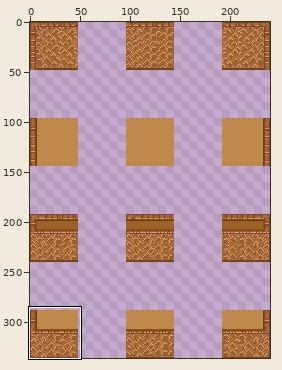
Sprite sheet, stored at Smaug4/Assets/_Game/Arts/Tilesets/tileset_pre.png. Above, an overview of the earlier version with the close-up marked.
Close-up. Before the edit:
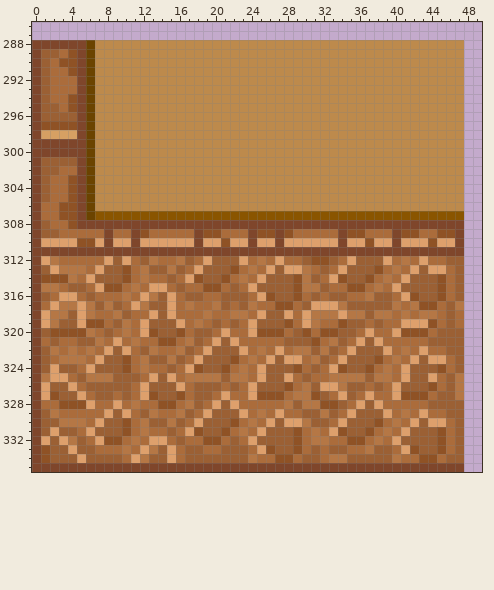
The file is 240x336 pixels. Colours within 5 levels of each other are drawn and written as one. Shown: x 0..49, y 286..335. The commit also changed other parts of the picture, which this record leaves out.
Now the later version:
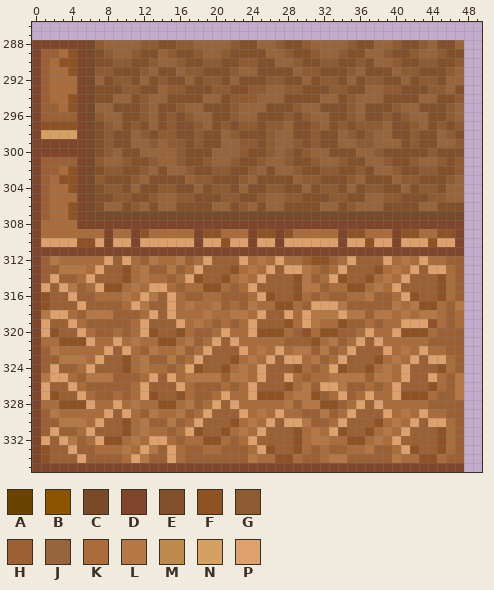
Palette (. is transparent): A #6b4300  B #8a5500  C #774b29  D #7f462b  E #82512c  F #8f5225  G #8e5b33  H #9b6034  J #97643b  K #ab6c3b  L #b57745  M #bd8a4c  N #d6a063  P #dea06c
The edit:
@@ x 0..49 @@
 287 ..................................................
-288 DDDDDDAMMMMMMMMMMMMMMMMMMMMMMMMMMMMMMMMMMMMMMMMM..
-289 DHHKFDAMMMMMMMMMMMMMMMMMMMMMMMMMMMMMMMMMMMMMMMMM..
-290 DHKFFDAMMMMMMMMMMMMMMMMMMMMMMMMMMMMMMMMMMMMMMMMM..
-291 DHKKFDAMMMMMMMMMMMMMMMMMMMMMMMMMMMMMMMMMMMMMMMMM..
-292 DHKKKDAMMMMMMMMMMMMMMMMMMMMMMMMMMMMMMMMMMMMMMMMM..
-293 DHKKKDAMMMMMMMMMMMMMMMMMMMMMMMMMMMMMMMMMMMMMMMMM..
-294 DHKKFDAMMMMMMMMMMMMMMMMMMMMMMMMMMMMMMMMMMMMMMMMM..
-295 DHHKFDAMMMMMMMMMMMMMMMMMMMMMMMMMMMMMMMMMMMMMMMMM..
-296 DHHHHDAMMMMMMMMMMMMMMMMMMMMMMMMMMMMMMMMMMMMMMMMM..
-297 DFFFFDAMMMMMMMMMMMMMMMMMMMMMMMMMMMMMMMMMMMMMMMMM..
-298 DNNNNDAMMMMMMMMMMMMMMMMMMMMMMMMMMMMMMMMMMMMMMMMM..
-299 DDDDDDAMMMMMMMMMMMMMMMMMMMMMMMMMMMMMMMMMMMMMMMMM..
-300 DDDDDDAMMMMMMMMMMMMMMMMMMMMMMMMMMMMMMMMMMMMMMMMM..
-301 DHHHHDAMMMMMMMMMMMMMMMMMMMMMMMMMMMMMMMMMMMMMMMMM..
-302 DHHKKDAMMMMMMMMMMMMMMMMMMMMMMMMMMMMMMMMMMMMMMMMM..
-303 DHKKFDAMMMMMMMMMMMMMMMMMMMMMMMMMMMMMMMMMMMMMMMMM..
-304 DHKKFDAMMMMMMMMMMMMMMMMMMMMMMMMMMMMMMMMMMMMMMMMM..
-305 DHKKFDAMMMMMMMMMMMMMMMMMMMMMMMMMMMMMMMMMMMMMMMMM..
-306 DKKFFDAMMMMMMMMMMMMMMMMMMMMMMMMMMMMMMMMMMMMMMMMM..
-307 DKKFFDABBBBBBBBBBBBBBBBBBBBBBBBBBBBBBBBBBBBBBBBB..
-308 DHKKFDDDDDDDDDDDDDDDDDDDDDDDDDDDDDDDDDDDDDDDDDDD..
-309 DHHKKKKKDKKDFKKKKKDFFKKKDFFDFKKKKKDFFKKKDFFKKFFD..
+288 DDDDDDCGJJJJGGEEGGJJJJGEEJJGEEGJJJJGEEJJGEEGJEEJ..
+289 DHHKFDCEGJJGEEJGEEGJJGEEEEJJGEEGJJGEEJJGEEGJJGEE..
+290 DHKFFDCEEGGEEGJJGEEGGEEGGEEJJGEEGGEEGEJJGEEGGEEG..
+291 DHKKFDCGGEEEGJEEJGGEEEGJJEEEEJGGEEEGJEEEJGGEEEGJ..
+292 DHKKKDCJEGGEJEGEEJEGGEJEEEGGEEJEGGEJEGGEEJEGGEJJ..
+293 DHKKKDCEEEGGEEJGGEEEGGEEGGJJGGEEEGGEEJJGGEEEGGJE..
+294 DHKKFDCEEJJEGJJEEEEJJEGGGJJJEEEEJJEGJJJEEEEJJEEG..
+295 DHHKFDCJJEEEGJEEGJJEEEGJJJEEEGJJEEEGJEEEGJJEEEGJ..
+296 DHHHHDCGJJEEGJEGEGJJEEGJJEEEGEGJJEEGJEEGEGJJEEGJ..
+297 DFFFFDCEGJEGEJEGEEGJEGEGGEGGJEEGJEGEGGGJEEGJEGEG..
+298 DNNNNDCEGEEJGEGGEEGEEJGEEEGJJEEGEEJGEGJJEEGEEJGE..
+299 DDDDDDCEGEEJJGJGGEGEEJJGGEGJJGEGEEJJGGJJJEGEEJJG..
+300 DDDDDDCEGJEEJJJJGEEEJJJGEEGJGEGJJEEEJJGEEEEEGEEE..
+301 DHHHHDCGJJGEEGJJGEEGJJGEEGJJGEEGJJGEEJJGEEGJJGEG..
+302 DHHKFDCEGGEEGJEJJGEEGGEEGJEJJGEEGGEEGEJJGEEGGEEG..
+303 DHKFFDCGEEEGJEEEEJGGEEEGJEEEEJGGEEEGJEEEJGGEEEGJ..
+304 DHKKFDCEGGEJEEGGEEJEGGEJEEGGEEJEGGEJEGGEEJEGGEJJ..
+305 DHKKKDCEEGGEEGJJGGEEEGGEEGJJGGEEEGGEEJJGGEEEGGJJ..
+306 DHKKFDCEJJEGJEJJEEEEJJEGJEJJEEEEJJEGJJJEEEEJJEEE..
+307 DHKKFDCCCCCCCCCCCCCCCCCCCCCCCCCCCCCCCCCCCCCCCCCC..
+308 DKKKKDDDDDDDDDDDDDDDDDDDDDDDDDDDDDDDDDDDDDDDDDDD..
+309 DKKKKKKKDKKDFKKKKKDFFKKKDFFDFKKKKKDFFKKKDFFKKFFD..
 310 DPPPPFFPDPPDPPPPPPDPPFPPDPPDPPPPPPDPPFPPDPPPFPPD..
 311 DDDDDDDDDDDDDDDDDDDDDDDDDDDDDDDDDDDDDDDDDDDDDDDD..
-312 DPLKKKKKPHPKHLKKLHKPHHHPKLKPKKHFFHKPHHHPKLKPKKHH..
-313 DHPLLLKPHHFKLHHLHKPHHHFKLKPHPPLKHKPHHHFKLKPHPPKH..
-314 DFFFLKPHHHFKLKKHKPFHHFKLKPHHHFLHKPFHHFKLKPHHHFKH..
-315 DLLKHHKPFFKLKPPKHKKFFKHKPHHHHFLLHKKFFKLKPHHHHFKH..
-316 DHKPPKHKKKLKPLHPKHHKKHHHKPFHHFKHKHHKKLHHKPFHHFKH..
-317 DKPLLPLHLHKPLHHPKLKKLHKHLKKFFKHPPPLHHHHHLKLFFKHL..
-318 DPLLHPLKKLHKKPHPKKKLKKLLKPHHPKPLLLPLLHLLKLKLLKHK..
-319 DPLHHPFFKHLKPHHHPKLKHKHKPHHHFKPLKKFHHKHKKPPPFKHK..
-320 DHFFFFLKHKLKPFHHFKHHKPKKPFFFKHFKFFHHKPKKPFFFKHHH..
-321 DKHKKHHLKPKLKKFFKLHKPHPKKKKKHHHFKLHKPHPKKKKKHHHH..
-322 DHLKLKLKPHPKHLKKLHKPHHHPKLKPKLLHLHKPHHHPKLKPKKHH..
-323 DHKLLLKPHHFKLHHLHKPHHHFKLKPHPPKLHKPHHHFKLKPHPPKH..
+312 DHLKKKKKPHPKHLKKLHKPHHHPKLKPKKHFFHKPHHHPKLKPKKHH..
+313 DHHLLLKPHHFKLHHLHKPHHHFKLKPHPPLKHKPHHHFKLKPHPPKH..
+314 DHPHHKPHHHFKLKKHKPFHHFKLKPHHHFLHKPFHHFKLKPHHHFKH..
+315 DPHPLHKPFFKLKPPKHKKFFKHKPHHHHFLLHKKFFKLKPHHHHFKH..
+316 DFHHPHHKKKLKPLHPKHHKKHHHKPFHHFKHKHHKKLHHKPFHHFKH..
+317 DFHHHPHHHHKPLHHPKLKKLHKHLKKFFKHPPPLHHHHHLKLFFKHL..
+318 DLPPKHLLLHHHKPHPKKKLKKLLKPHHPKPLLLPLLHLLKLKLLKHK..
+319 DPHHPKHHHHHKPHHHPKLKHKHKPHHHFKPLKKFHHKHKKPPPFKHK..
+320 DPFHHPKHHKHKPFHHFKHHKPKKPFFFKHFKFFHHKPKKPFFFKHHH..
+321 DKKFFFPKKPKLKKFFKLHKPHPKKKKKHHHFKLHKPHPKKKKKHHHH..
+322 DHLKKKKKPHPKHLKKLHKPHHHPKLKPKLLHLHKPHHHPKLKPKKHH..
+323 DHHLLLKPHHFKLHHLHKPHHHFKLKPHPPKLHKPHHHFKLKPHPPKH..
 324 DHPHHKPHHHFKLKKHKPFHHFKLKPHHHFKHKPFHHFKLKPHHHFKH..
Pixel boxes of the changes (left, top, right, bottom) in both close-ups:
changed: (41, 40, 464, 364)
